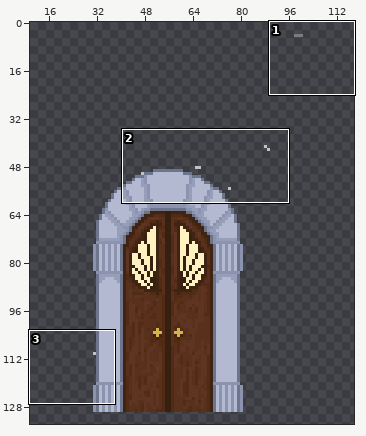
Edited in one commit: sprite sheet (Assets/Sprites/Tilemap/World 1/Door/World 1 - Door 1.png). The picture above shows the old version from afar; the outline marks the close-up.
Close-up. First the earlier version:
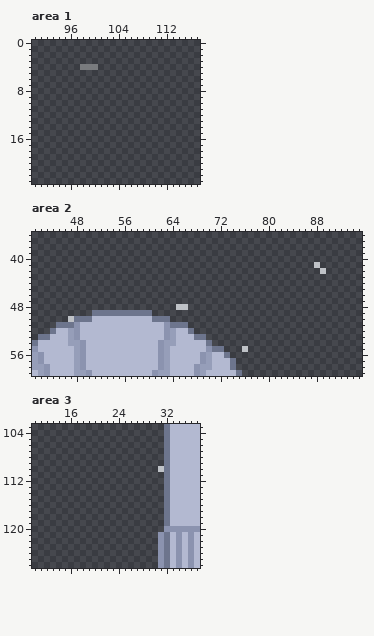
The file is 120x140 pixels. Colours within 5 levels of each other are drawn and written as one. Shown: area 1: x 90..117, y 0..23; area 2: x 41..95, y 36..59; area 3: x 10..37, y 103..126. The wide view leaves out empty margins.
After:
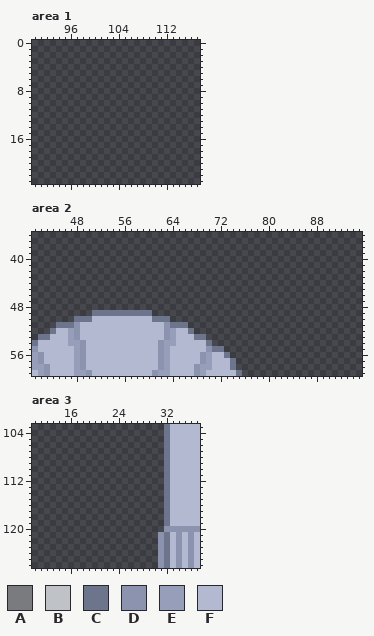
Palette (. is transparent): A #797b7e  B #bfc2c7  C #6d758d  D #8b93af  E #969eb9  F #b3b9d1
The author wrote: Change: Doors have no random pixels anymore
Changes in this commit:
--- area 1
@@ x 96..102 @@
  3 .......
- 4 ..AAA..
+ 4 .......
  5 .......
--- area 2
@@ x 86..91 @@
 40 ......
-41 ..B...
-42 ...B..
+41 ......
+42 ......
 43 ......
@@ x 45..68 @@
 47 ........................
-48 ....................BB..
+48 ........................
 49 ......CCCCCCCCCC........
-50 ..BCCCFFFFFFFFFFCCC.....
+50 ...CCCFFFFFFFFFFCCC.....
 51 CCCDFFFFFFFFFFFFFFDCCC..
@@ x 74..78 @@
 54 .....
-55 ..B..
+55 .....
 56 .....
--- area 3
@@ x 29..33 @@
 109 ...CF
-110 ..BCF
+110 ...CF
 111 ...CF
